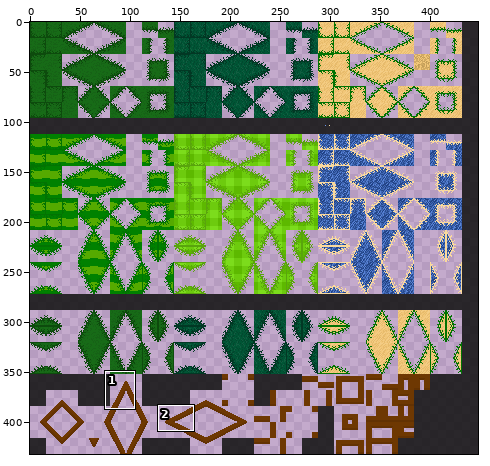
Pixel-art file -- Assets/Sprites/GolfSprites/AsepriteFiles/grass-tiles_with-minigolf-walls.aseprite. Above: a wide view before the commit, with the close-up outlined.
Close-up. Before the edit:
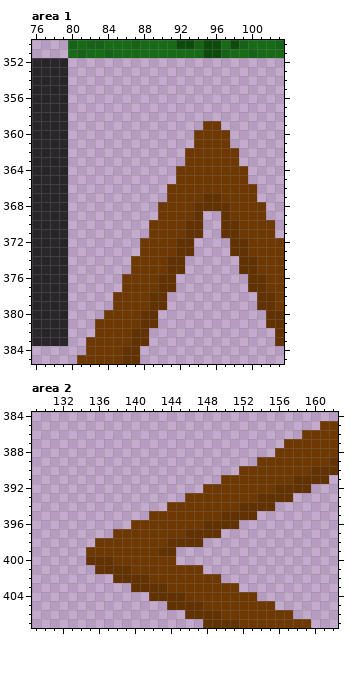
448x432 pixels, 1 frame. Colours within 5 levels of each other are drawn and written as one. Shown: area 1: x 76..103, y 350..385; area 2: x 129..162, y 384..407.
Now the later version:
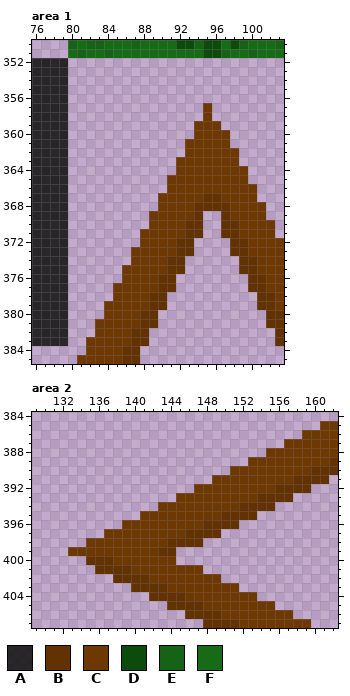
Palette (. is transparent): A #151515e1  B #633202  C #6e3802  D #0d4b0d  E #166216  F #176b17
The edit:
layer "Layer 3" added
--- area 1, layers "Layer 3", "walls-better?"
@@ x 82..97 @@
 356 ................
-357 ................
-358 ................
-359 .............CC.
+357 .............C..
+358 .............C..
+359 ............CCC.
 360 ............CCCC
-361 ............CCCC
+361 ...........CCCCC
 362 ...........CCCCC
-363 ...........CCCCC
+363 ..........CCCCCC
 364 ..........CCCCCC
-365 ..........CCCCCC
+365 .........CCCCCCC
 366 .........CCCCCCC
-367 .........CCCCBBC
+367 ........CCCCCBBC
 368 ........CCCCBBBB
-369 ........CCCCB..B
+369 .......CCCCCB..B
 370 .......CCCCBB..B
-371 .......CCCCBB..B
+371 ......CCCCCBB..B
 372 ......CCCCBB....
-373 ......CCCCBB....
+373 .....CCCCCBB....
 374 .....CCCCBB.....
-375 .....CCCCBB.....
+375 ....CCCCCBB.....
 376 ....CCCCBB......
-377 ....CCCCBB......
+377 ...CCCCCBB......
 378 ...CCCCBB.......
-379 ...CCCCBB.......
+379 ..CCCCCBB.......
 380 ..CCCCBB........
--- area 2, layers "Layer 3", "walls-better?"
@@ x 129..162 @@
 387 ............................CCCCCC
-388 ...........................CCCCCCC
-389 .........................CCCCCCCCB
-390 .......................CCCCCCCCBBB
-391 .....................CCCCCCCCBBBB.
-392 ...................CCCCCCCCBBBB...
-393 .................CCCCCCCCBBBB.....
-394 ...............CCCCCCCCBBBB.......
-395 .............CCCCCCCCBBBB.........
-396 ...........CCCCCCCCBBBB...........
-397 .........CCCCCCCCBBBB.............
-398 .......CCCCCCCCBBBB...............
-399 ......CCCCCCCCBB..................
+388 ..........................CCCCCCCC
+389 ........................CCCCCCCCCB
+390 ......................CCCCCCCCCBBB
+391 ....................CCCCCCCCCBBBB.
+392 ..................CCCCCCCCCBBBB...
+393 ................CCCCCCCCCBBBB.....
+394 ..............CCCCCCCCCBBBB.......
+395 ............CCCCCCCCCBBBB.........
+396 ..........CCCCCCCCCBBBB...........
+397 ........CCCCCCCCCBBBB.............
+398 ......CCCCCCCCCBBBB...............
+399 ....CCCCCCCCCCBB..................
 400 ......BBBCCCCCCC..................
